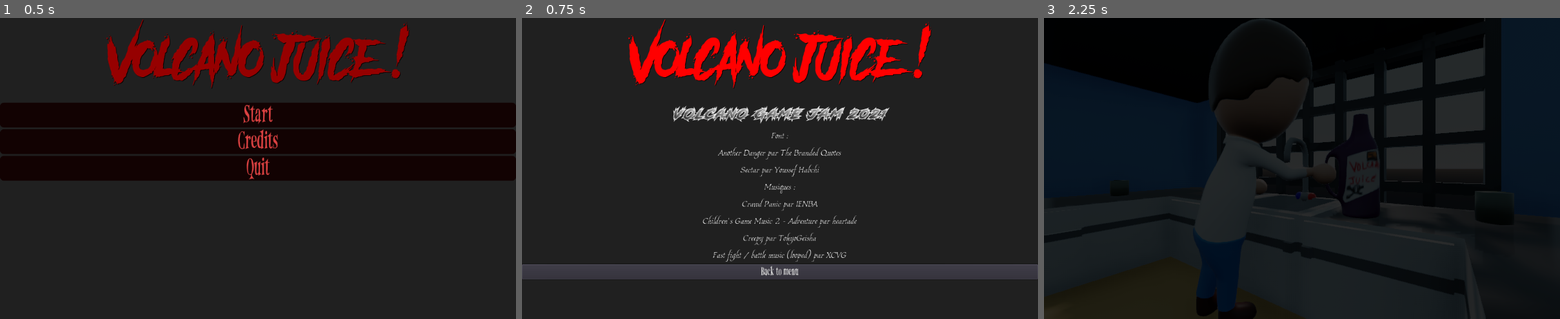
Above: before the commit, frames 1-3 (left to right).
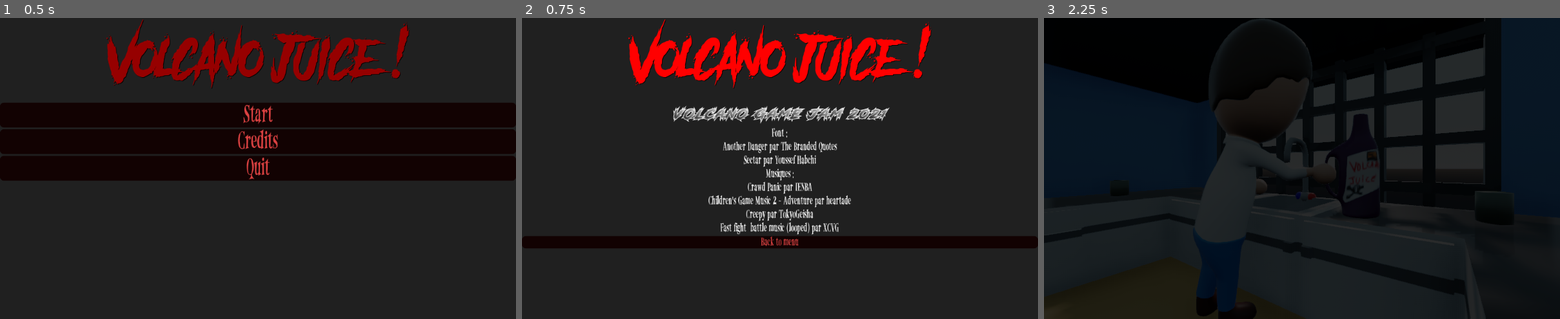
Above: after the commit, the same moments.

Repository: smallcluster/VolcanoJuice
Game: Godot game, scene res://Menu/Menu.tscn
Same seed, same stepped clock (60 frames per second), same inputs: the game is played once before the commit and once after it.
Inputs:
- Up to frame 1 (0.5 s): no input
- Up to frame 2 (0.75 s): click "Credits" at 0.5 s
- Up to frame 3 (2.25 s): click "Back to menu" at 1.25 s; click "Start" at 2 s

Frame 1 is identical in both runs. In frame 2, 12% of the frame differs, in the area x 0-100%, y 36-87%; in frame 3, nothing differs.

Commit message:
Modif credits

Diff:
--- a/src/Credits/Credit.tscn
+++ b/src/Credits/Credit.tscn
@@ -1,6 +1,6 @@
 [gd_scene load_steps=10 format=2]
 
-[ext_resource path="res://Font/Estonia-Regular.ttf" type="DynamicFontData" id=1]
+[ext_resource path="res://Themes/MenuButtons.tres" type="Theme" id=1]
 [ext_resource path="res://Credits/Credit.gd" type="Script" id=2]
 [ext_resource path="res://Font/Another Danger - Demo.otf" type="DynamicFontData" id=3]
 [ext_resource path="res://Font/Sectar_SP.otf" type="DynamicFontData" id=4]
@@ -17,7 +17,7 @@
 
 [sub_resource type="DynamicFont" id=4]
 size = 24
-font_data = ExtResource( 1 )
+font_data = ExtResource( 5 )
 
 [sub_resource type="DynamicFont" id=5]
 size = 24
@@ -66,7 +66,7 @@
 [node name="Fonts" type="Label" parent="ColorRect/VBoxContainer"]
 margin_top = 218.0
 margin_right = 1024.0
-margin_bottom = 487.0
+margin_bottom = 431.0
 custom_fonts/font = SubResource( 4 )
 text = "Font :
 Another Danger par The Branded Quotes
@@ -80,10 +80,10 @@
 valign = 1
 
 [node name="Button" type="Button" parent="ColorRect/VBoxContainer"]
-margin_left = 470.0
-margin_top = 530.0
-margin_right = 87.0
-margin_bottom = 560.0
+margin_top = 435.0
+margin_right = 1024.0
+margin_bottom = 459.0
+theme = ExtResource( 1 )
 custom_fonts/font = SubResource( 5 )
 text = "Back to menu"
 
